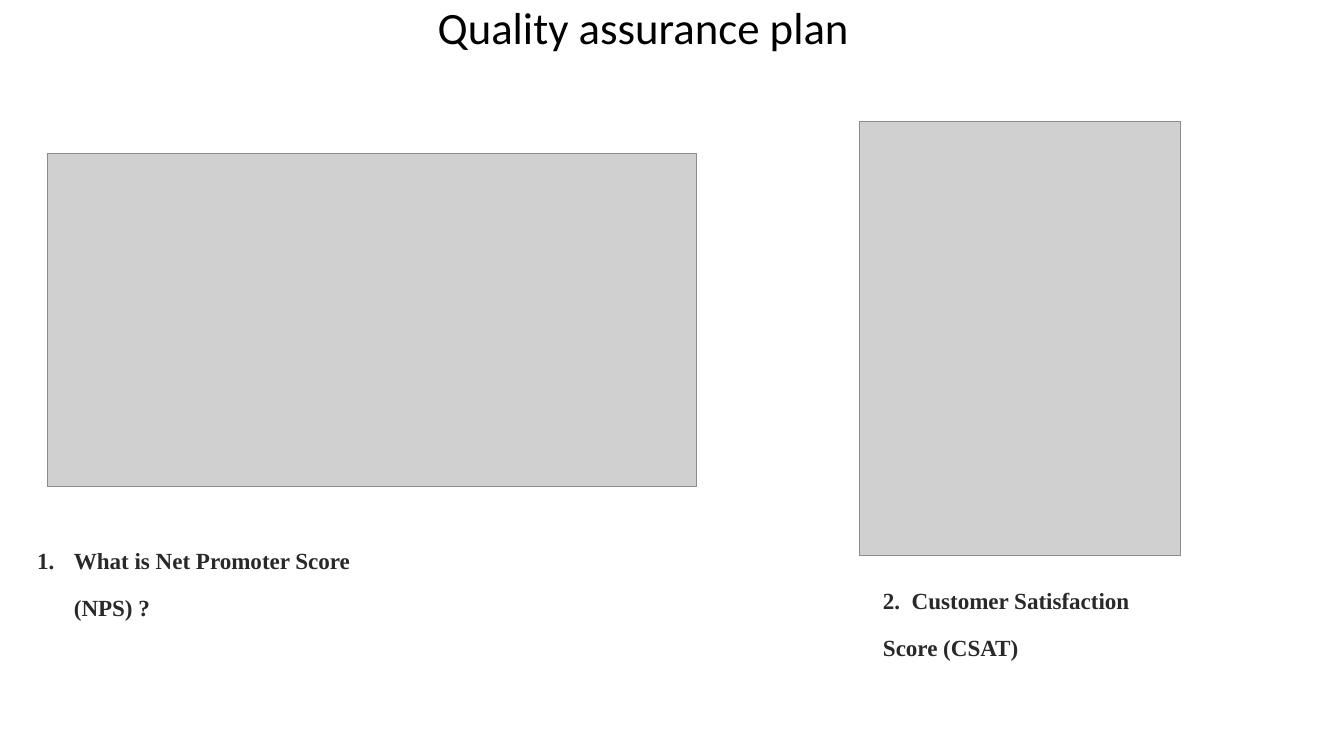
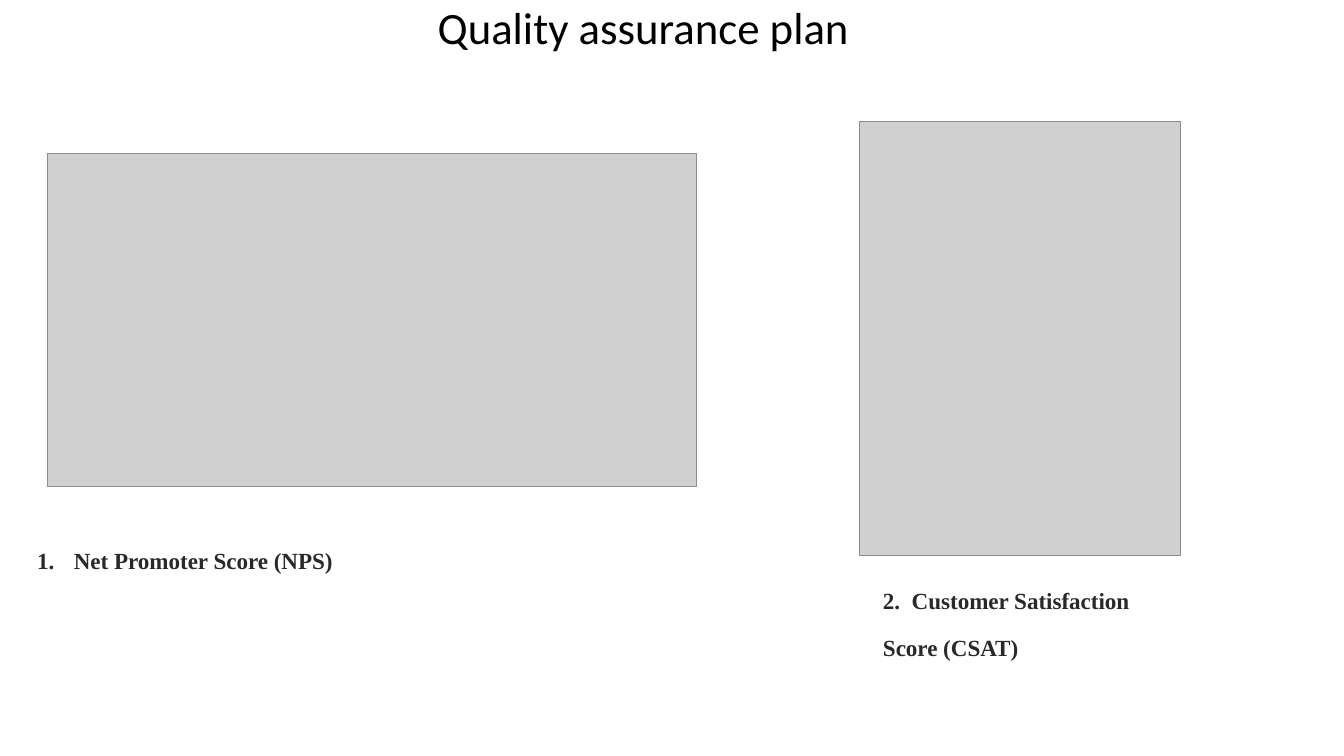
Before and after one commit to AlexInntekt/SE_Project, a slide deck: slide 12 of documentation/SE project Slides.pptx (slide 11 before the commit). Drawn at 1344x756 pixels with LibreOffice and Linux fonts; fonts in the diff are those of the drawing; grey boxes stand for pictures. Boxes give left, top, right and bottom in pixels: in the first picture for what was removed or moved away, otherwise in the second. Text is boxed around its words. In the diff, an @@ line names an element or a change of style, - is before the commit and + after.

```diff
--- a/documentation/SE project Slides.pptx
+++ b/documentation/SE project Slides.pptx
@@ text at <box>74,553,333,574</box>: text changed @@
-1. What is Net Promoter Score (NPS) ?
+1. Net Promoter Score (NPS)
```
Also in this commit, not shown: 1 other slide changed, 1 slide added.
